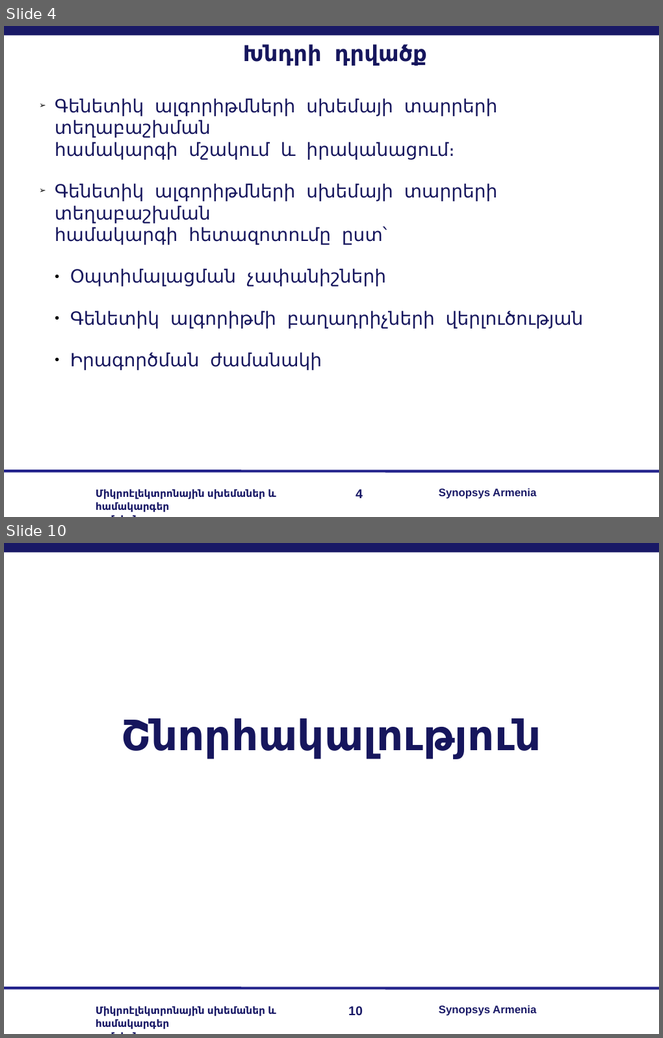
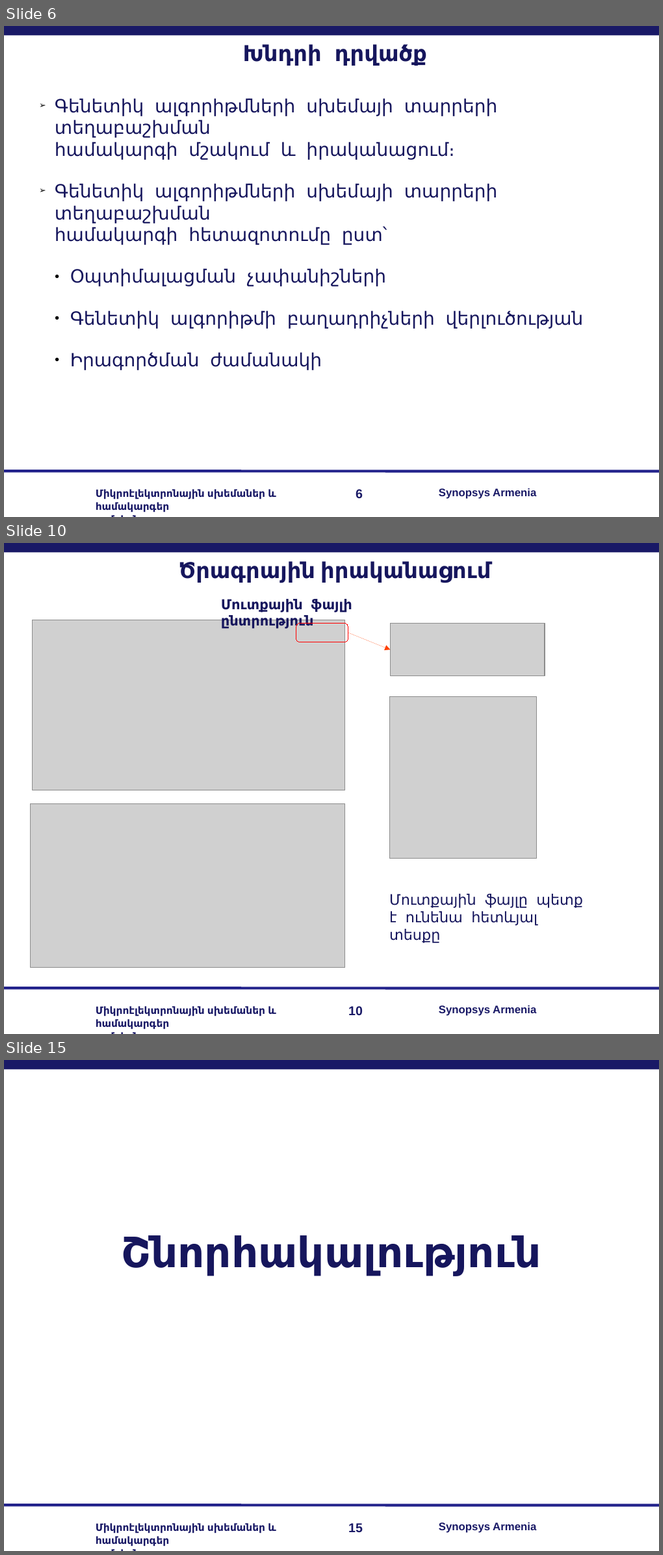
Before and after one commit to lomikist/diploma, a slide deck: reserches/հիմնական/Arman Sargsyan.odp. Shown one above the other, each under a label of ours: slides 4 and 10 before the commit, slides 6, 10 and 15 after it; the slides between them are not shown. The pictures are 663x1038 and 663x1555 pixels, drawn with LibreOffice and Linux fonts; fonts in the diff are those of the drawing; grey boxes stand for pictures; background and template pictures are left out. Boxes give left, top, right and bottom in pixels: in the first picture for what was removed or moved away, otherwise in the second. Text is boxed around its words. In the diff, an @@ line names an element or a change of style, - is before the commit and + after.

```diff
--- a/reserches/հիմնական/Arman Sargsyan.odp
+++ b/reserches/հիմնական/Arman Sargsyan.odp
@@ slide 10 added at (4,543,659,1034), background #FFFFFF; not listed: 5 template elements that a slide beside it also shows @@
@@ text added at (179,561,491,583), 24 pt, text #16165D, bold @@
+Ծրագրային իրականացում
@@ text added at (221,599,352,629), 15 pt, text #16165D, bold @@
+Մուտքային ֆայլի ընտրություն
@@ picture added at (32,620,345,791) @@
@@ rounded rectangle added at (296,624,348,642), outline #FF0000 0 pt @@
@@ arrow added from (348, 633) to (391, 650), #FF4000 0 pt @@
@@ picture added at (391,624,545,677) @@
@@ picture added at (390,697,536,859) @@
@@ picture added at (30,804,345,968) @@
@@ text added at (389,894,583,943), 16 pt, text #16165D @@
+Մուտքային ֆայլը պետք է ունենա հետևյալ տեսքը
@@ what was slide 4 is now slide 6 @@
@@ page number at (356,489,363,499): text changed @@
-4
+6
@@ what was slide 10 is now slide 15 @@
@@ page number at (348,1523,363,1533): text changed @@
-10
+15
```
Also in this commit, not shown: 3 slides changed, 8 other slides added, 4 slides removed, 10 other files.
